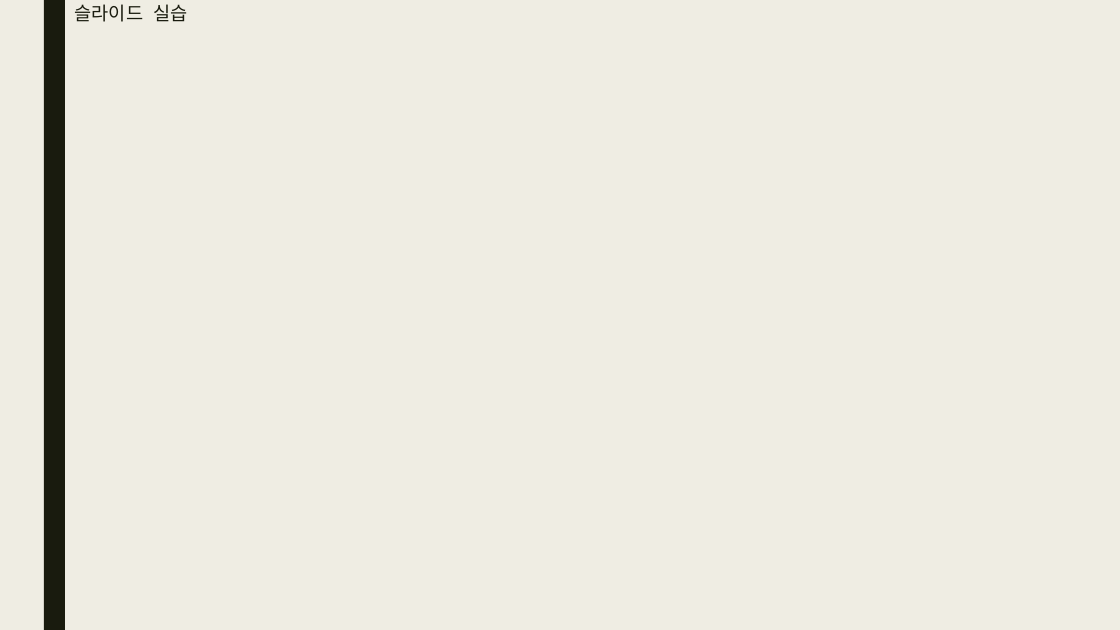
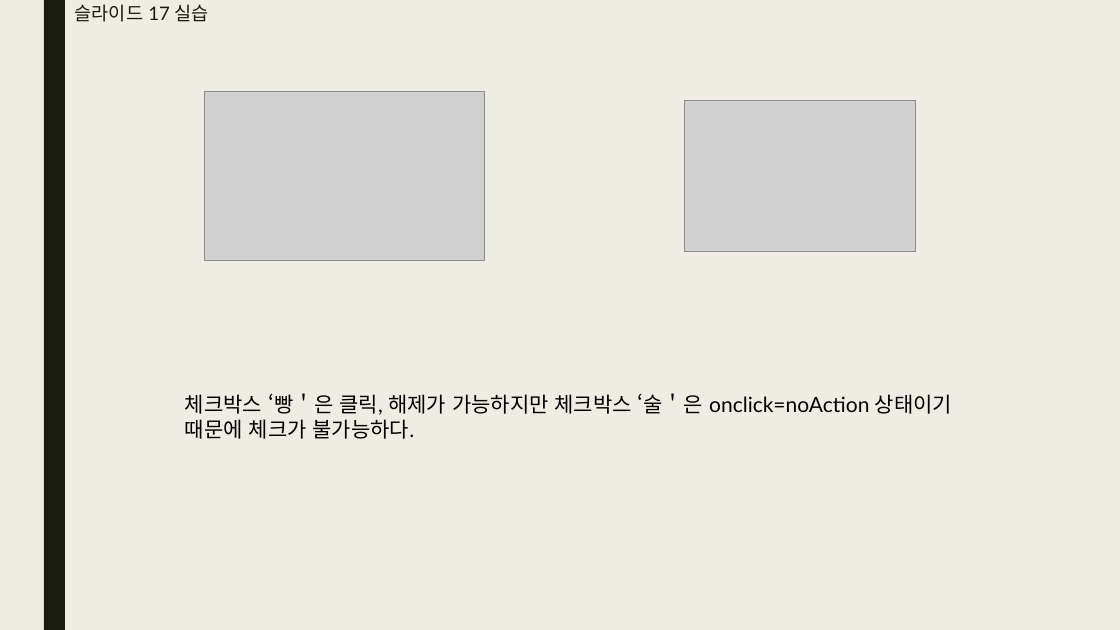
Before and after one commit to bino0130/politec-frontend, a slide deck: slide 12 of 기업업무 과제/기업업무 2강 과제(JavaScript 2) 남정현.pptx. Drawn at 1120x630 pixels with LibreOffice and Linux fonts; fonts in the diff are those of the drawing; grey boxes stand for pictures. Boxes give left, top, right and bottom in pixels: in the first picture for what was removed or moved away, otherwise in the second. Text is boxed around its words. In the diff, an @@ line names an element or a change of style, - is before the commit and + after.

```diff
--- a/기업업무 과제/기업업무 2강 과제(JavaScript 2) 남정현.pptx
+++ b/기업업무 과제/기업업무 2강 과제(JavaScript 2) 남정현.pptx
@@ title at box(75, 4, 209, 22): text changed @@
-슬라이드 실습
+슬라이드 17 실습
@@ picture added at box(205, 91, 485, 260) @@
@@ picture added at box(685, 101, 915, 251) @@
@@ text added at box(185, 393, 952, 439), 18 pt, text #000000 @@
+체크박스 ‘빵＇은 클릭, 해제가 가능하지만 체크박스 ‘술＇은 onclick=noAction 상태이기 때문에 체크가 불가능하다.
```
Also in this commit, not shown: 12 other slides changed, 9 slides removed.
